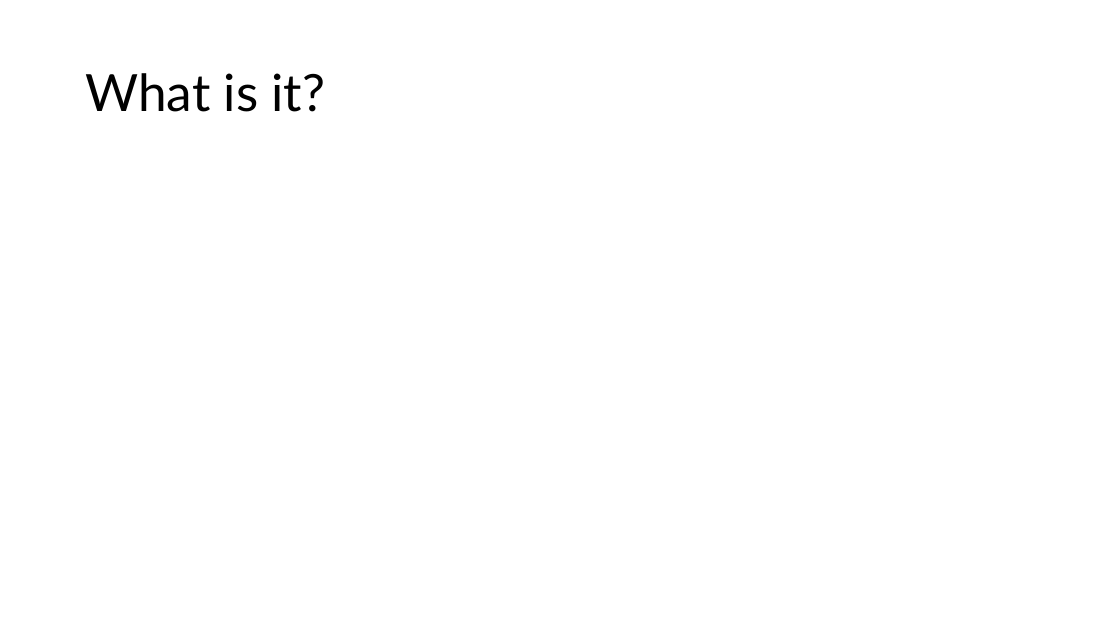
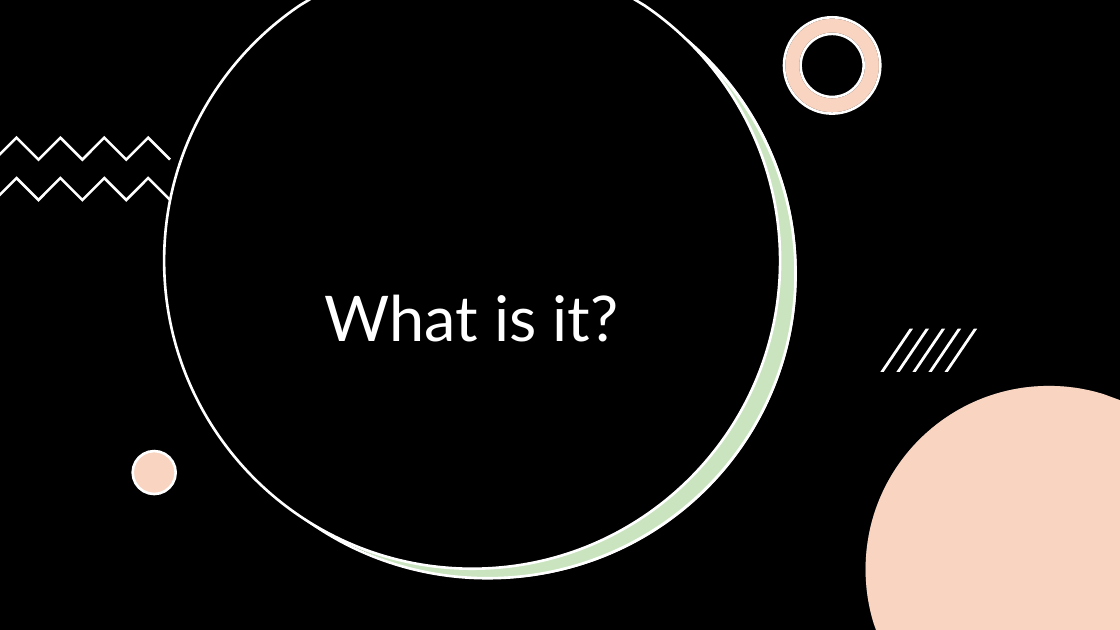
Before and after one commit to ElliotCookie/A-Beginners-Guide-to-Python, a slide deck: slide 3 of 0.0 - Infrastructure around coding - VS Code/1.0 - Learn Python.Org review.pptx. Drawn at 1120x630 pixels with LibreOffice and Linux fonts; fonts in the diff are those of the drawing. Boxes give left, top, right and bottom in pixels: in the first picture for what was removed or moved away, otherwise in the second. Text is boxed around its words. In the diff, an @@ line names an element or a change of style, - is before the commit and + after.

```diff
--- a/0.0 - Infrastructure around coding - VS Code/1.0 - Learn Python.Org review.pptx
+++ b/0.0 - Infrastructure around coding - VS Code/1.0 - Learn Python.Org review.pptx
@@ rectangle added at <box>0,0,1120,630</box>, fill #000000 @@
@@ freeform shape added at <box>164,0,780,569</box>, fill #000000, outline #FFFFFF 2.25 pt @@
@@ freeform shape added at <box>180,0,796,578</box>, fill #4EA72E at 30% opacity, outline #FFFFFF 2.25 pt @@
@@ freeform shape added at <box>186,0,797,579</box>, fill #FFFFFF @@
@@ freeform shape added at <box>784,18,881,114</box>, fill #FFFFFF, outline #000000 2.25 pt @@
@@ freeform shape added at <box>784,18,881,114</box>, fill #E97132 at 30% opacity, outline #FFFFFF 2.25 pt @@
@@ title "What is it?": place and size @@
-title "What is it?" at <box>85,73,325,112</box>
+title "What is it?" at <box>325,294,619,342</box>
@@ title "What is it?" at <box>325,294,619,342</box>: size 44 to 54 pt, text colour #000000 to #FFFFFF; alignment left to centre; vertical alignment middle to bottom @@
@@ freeform shape added at <box>0,136,171,161</box>, fill #FFFFFF @@
@@ freeform shape added at <box>0,176,171,202</box>, fill #FFFFFF @@
@@ group added at <box>881,329,977,371</box>: 5 freeform shapes @@
@@ freeform shape added at <box>865,386,1120,630</box>, fill #FFFFFF @@
@@ freeform shape added at <box>865,386,1120,630</box>, fill #E97132 at 30% opacity @@
@@ ellipse added at <box>133,451,176,494</box>, fill #FFFFFF @@
@@ ellipse added at <box>133,451,176,494</box>, fill #E97132 at 30% opacity, outline #FFFFFF 2.25 pt @@
```
Also in this commit, not shown: 12 other slides changed, 3 slides added, 1 slide removed, 1 other file.
